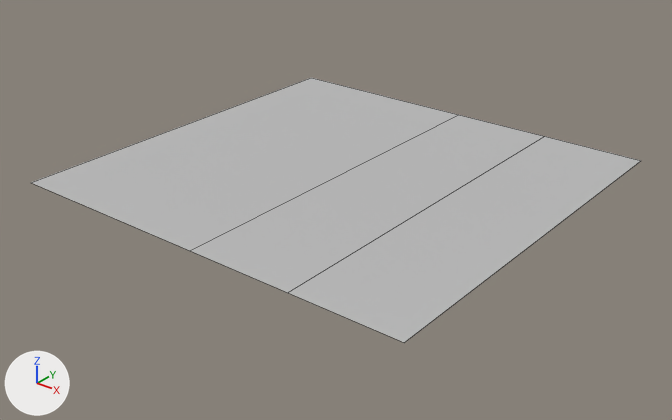
Renders of the FBX model Assets/Art/Models/Ceiling_Flat.fbx from each side of a commit.
Rendered twice from a 50 mm camera at (22.92, -11.7, 13.0) aimed at (13.04, 0.66, 5.34). Every picture has the same lights, and +X, +Y and +Z are marked at lower left. The older version comes first. Mesh edges are drawn as thin lines. Where no turn or scale is listed for an object, it has been applied to the vertices.

Objects in the first picture: 'Ceiling_Flat', 'Ceiling_FlatDoubleRow', 'Ceiling_FlatSingleRow'.
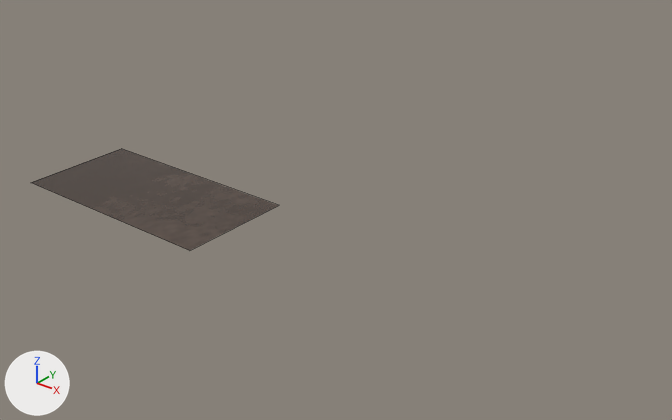
The newer file is also rescaled (x0.948), turned or shifted as a whole; pictures and numbers use the older file's frame.

The change in detail:
Picture 'TileSheetv1.png' (img_tilesheetv1_png) is new.
Material 'TrimSheet' (mat_trimsheet) is new.
Its texture is img_tilesheetv1_png.
Its roughness is 0.2.
me_mesh is used by ob_ceiling_flat; location (13.0, -3.0, 6.0).
Verts and faces of me_mesh; kept vertices keep their numbers, new ones are numbered from 4.
Before the commit, vertices of me_mesh: 0 (-4.21, 0.0, 0.0) at pixel (30, 182), 1 (-4.21, 8.0, 0.0) at pixel (311, 77), 2 (0.0, 0.0, 0.0) at pixel (189, 250), 3 (0.0, 8.0, 0.0) at pixel (458, 114).
me_mesh had 4 vertices, 1 face and spanned x -4.21..0.0, y 0.0..8.0, z 0.0.
me_mesh no longer uses material mat_openpbr_shader1 (grey #bcbcbc).
me_mesh now has 4 vertices, 1 face and spans x -4.21..0.0, y 0.0..2.12, z 0.0.
Part 1, on me_mesh:
Vertices deleted: 1, 3 (with the faces that use them).
New vertex 4 is at (0.0, 2.12, 0.0), pixel (279, 205).
New vertex 5 is at (-4.21, 2.12, 0.0), pixel (121, 148).
New faces: (0, 5, 4, 2).
me_mesh gains material mat_trimsheet (picture img_tilesheetv1_png).
Object 'Ceiling_FlatDoubleRow' (ob_ceiling_flatdoublerow) is deleted.
Object 'Ceiling_FlatSingleRow' (ob_ceiling_flatsinglerow) is deleted.

Changed parts and their boxes [x1, y1, x2, y2] in the pictures (672 x 420 px):
'Ceiling_Flat', reshaped, recoloured (darker, 42% narrower, 41% shorter)
    before: [31, 78, 458, 251]
    after: [31, 149, 279, 251]
'Ceiling_FlatDoubleRow', deleted
    before: [288, 136, 641, 343]
'Ceiling_FlatSingleRow', deleted
    before: [190, 115, 544, 293]
